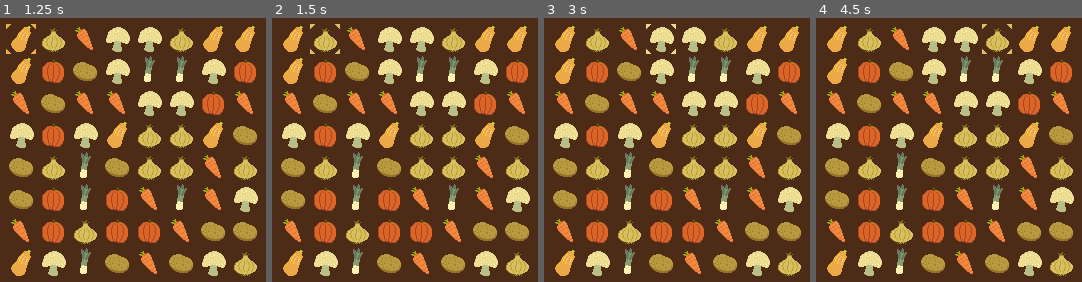
Above: before the commit, frames 1-4 (left to right).
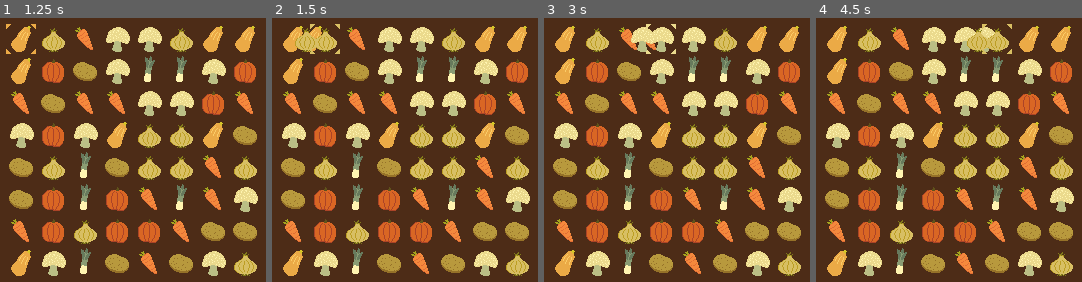
Above: after the commit, the same moments.

Repository: Nocturnal-sys/comfy-jam-autumn-2025
Game: Godot game, scene res://scenes/game.tscn
The game is run twice, just before and just after one commit, with the same random seed, the same clock (stepped at 60 frames per second) and the same inputs.
Inputs (mouse positions are in pixels of both pictures, inside the frame that each line leads up to):
- Up to frame 1 (1.25 s): click (21, 39) at 0.5 s
- Up to frame 2 (1.5 s): click (325, 39) at 1.27 s
- Up to frame 3 (3 s): click (629, 39) at 2.02 s; click (661, 39) at 2.77 s
- Up to frame 4 (4.5 s): click (964, 39) at 3.52 s; click (996, 39) at 4.27 s

Frame 1 is identical in both runs. In frame 2, 0.6% of the frame differs, in the area x 8-19%, y 3-13%; in frame 3, 0.6%; in frame 4, 0.6%, in the area x 56-68%, y 3-13%.

Commit message:
Add swap animations

Diff:
--- a/project.godot
+++ b/project.godot
@@ -18,6 +18,7 @@
 [autoload]
 
 GameManager="*res://scripts/game_manager.gd"
+AnimationManager="*res://scripts/animation_manager.gd"
 
 [display]
 
--- a/scenes/game.tscn
+++ b/scenes/game.tscn
@@ -1,7 +1,8 @@
-[gd_scene load_steps=4 format=3 uid="uid://cy4dnddn2ir1m"]
+[gd_scene load_steps=5 format=3 uid="uid://cy4dnddn2ir1m"]
 
 [ext_resource type="PackedScene" uid="uid://ch0l7j3lfmkd6" path="res://scenes/background.tscn" id="1_uwrxv"]
 [ext_resource type="Script" uid="uid://f540yjuyu4fp" path="res://scripts/game_manager.gd" id="1_yqjtg"]
+[ext_resource type="Script" uid="uid://d12lgou8eq5qh" path="res://scripts/animation_manager.gd" id="2_lbhrr"]
 [ext_resource type="PackedScene" uid="uid://okiihfr7xu2h" path="res://scenes/grid.tscn" id="3_lnu2h"]
 
 [node name="Game" type="Node2D"]
@@ -9,6 +10,9 @@
 [node name="GameManager" type="Node" parent="."]
 script = ExtResource("1_yqjtg")
 
+[node name="AnimationManager" type="Node" parent="."]
+script = ExtResource("2_lbhrr")
+
 [node name="Background" parent="." instance=ExtResource("1_uwrxv")]
 
 [node name="Grid" parent="." instance=ExtResource("3_lnu2h")]
--- /dev/null
+++ b/scenes/vegetable_sprite.tscn
@@ -0,0 +1,7 @@
+[gd_scene load_steps=2 format=3 uid="uid://b1lqjf03ljg54"]
+
+[ext_resource type="Script" uid="uid://cntju8fml1ap4" path="res://scripts/vegetable_sprite.gd" id="1_rs5ka"]
+
+[node name="VegetableSprite" type="Sprite2D"]
+centered = false
+script = ExtResource("1_rs5ka")
--- /dev/null
+++ b/scripts/animation_manager.gd
@@ -0,0 +1,26 @@
+extends Node
+
+const SPRITE: PackedScene = preload("res://scenes/vegetable_sprite.tscn")
+
+signal swap_finished
+
+
+func swap(a: Vegetable, b: Vegetable) -> void:
+	create_sprite(a, b.global_position)
+	create_sprite(b, a.global_position)
+
+
+func create_sprite(vegetable: Vegetable, destination: Vector2) -> void:
+	vegetable.set_disabled(true)
+
+	var sprite = SPRITE.instantiate()
+	sprite.set_texture(GameManager.SPRITES[vegetable.type])
+	vegetable.add_child(sprite)
+
+	var tween = get_tree().create_tween()
+	tween.tween_property(sprite, "global_position", destination, 0.25)
+	tween.tween_callback(sprite.queue_free)
+
+	await tween.finished
+	vegetable.set_disabled(false)
+	swap_finished.emit()
--- a/scripts/game_manager.gd
+++ b/scripts/game_manager.gd
@@ -40,6 +40,7 @@
 }
 
 var current_state: State = State.WAITING
+var selected: Vegetable = null
 var selected_index: int = -1
 var selected_type: int = -1
 var highlighted: PackedInt32Array = PackedInt32Array()
@@ -63,12 +64,8 @@
 
 func set_selected(vegetable: Vegetable) -> void:
 	current_state = State.SELECTED
-	selected_index = vegetable.index
-	selected_type = vegetable.type
-	highlighted = vegetable.adjacent.duplicate()
+	selected = vegetable
 
 
 func reset_selected() -> void:
-	selected_index = -1
-	selected_type = -1
-	highlighted.clear()
+	selected = null
--- a/scripts/grid_container.gd
+++ b/scripts/grid_container.gd
@@ -144,9 +144,38 @@
 		grid[i][j] = GameManager.get_new_type()
 
 
-func try_swap(a: int, b: int) -> void:
+func try_swap(vegetable: Vegetable) -> void:
 	reset_grid()
-	if _try_swap(_convert(a), _convert(b)):
+	if (
+		vegetable.type == GameManager.selected.type
+		or not _try_swap(
+			_convert(vegetable.index),
+			_convert(GameManager.selected.index)
+		)
+	):
+		AnimationManager.swap(vegetable, GameManager.selected)
+		await AnimationManager.swap_finished
+
+		var temp: int = vegetable.type
+		vegetable.update_type(GameManager.selected.type)
+		GameManager.selected.update_type(temp)
+
+		AnimationManager.swap(vegetable, GameManager.selected)
+		await AnimationManager.swap_finished
+
+		temp = vegetable.type
+		vegetable.update_type(GameManager.selected.type)
+		GameManager.selected.update_type(temp)
+
+		GameManager.set_ready()
+	else:
+		AnimationManager.swap(vegetable, GameManager.selected)
+		await AnimationManager.swap_finished
+
+		var temp: int = vegetable.type
+		vegetable.update_type(GameManager.selected.type)
+		GameManager.selected.update_type(temp)
+
 		_update_items()
 
 
@@ -190,7 +219,7 @@
 
 
 func reset_grid() -> void:
-	for index in GameManager.highlighted:
+	for index in GameManager.selected.adjacent:
 		get_vegetable(index).set_highlight(false)
 
 
--- a/scripts/vegetable.gd
+++ b/scripts/vegetable.gd
@@ -33,8 +33,8 @@
 			GameManager.set_selected(self)
 
 		GameManager.State.SELECTED:
-			if (highlighted and type != GameManager.selected_type):
-				parent.try_swap(index, GameManager.selected_index)
+			if highlighted:
+				parent.try_swap(self)
 				return
 
 			parent.reset_grid()
--- /dev/null
+++ b/scripts/vegetable_sprite.gd
@@ -0,0 +1,2 @@
+class_name VegetableSprite
+extends Sprite2D
Not shown, added: scripts/animation_manager.gd.uid
Not shown, added: scripts/vegetable_sprite.gd.uid
